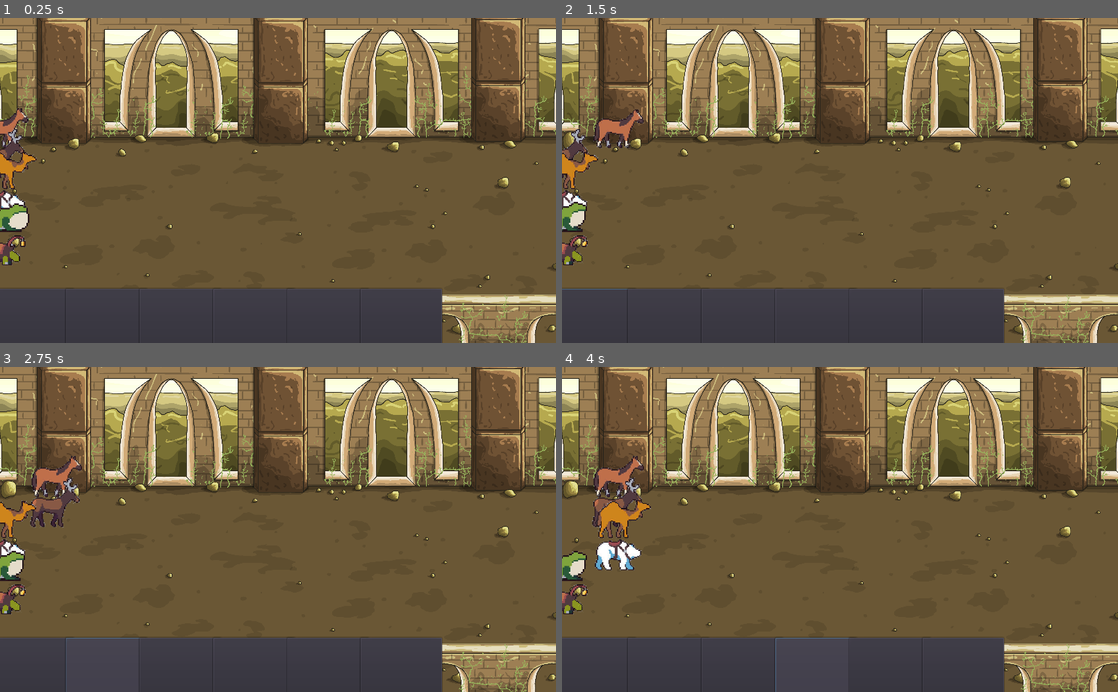
Above: before the commit, frames 1-4 (two rows, left to right).
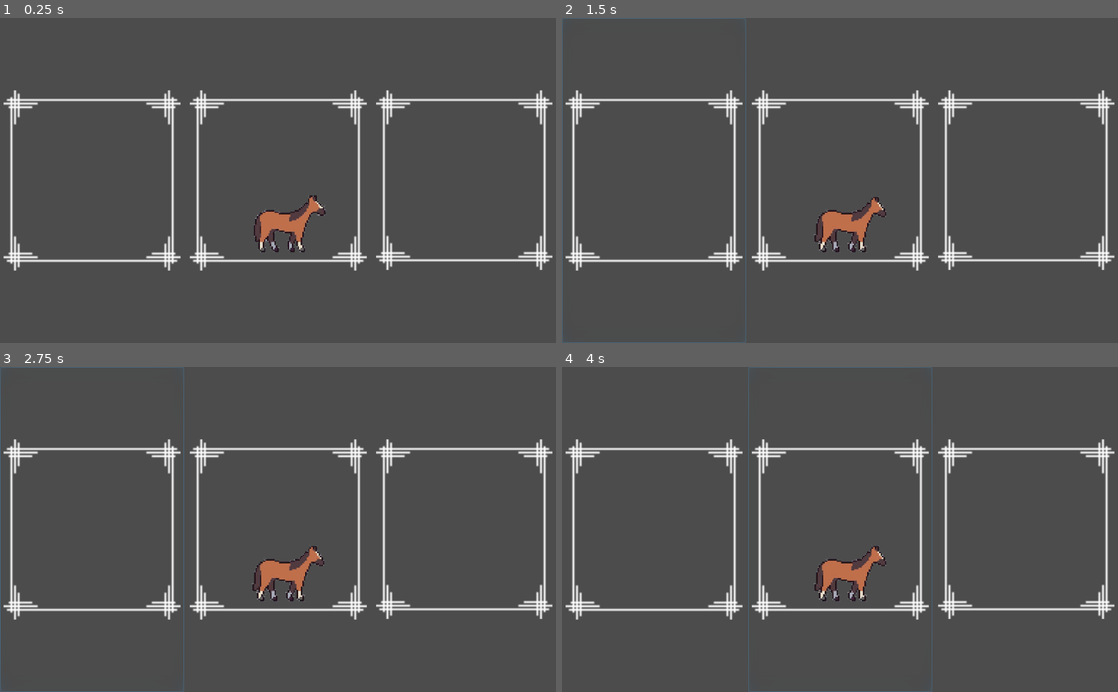
Above: after the commit, the same moments.

Repository: jandarm/Animal_race
Game: Godot game, scene res://Scenes/Menu_scene.tscn
Same seed, same stepped clock (60 frames per second), same inputs: the game is played once before the commit and once after it. Before the commit the project starts from res://Scenes/Main_scene.tscn.
Inputs (mouse positions are in pixels of both pictures, inside the frame that each line leads up to):
- Up to frame 1 (0.25 s): no input
- Up to frame 2 (1.5 s): click (595, 320) at 0.52 s; click (656, 180) at 1.27 s
- Up to frame 3 (2.75 s): click (105, 669) at 2.02 s
- Up to frame 4 (4 s): click (739, 669) at 2.77 s; click (817, 669) at 3.52 s

The runs differ from the first frame. In frame 1, 86% of the frame differs, in the area x 0-100%, y 0-100%; in frame 2, 87%; in frame 3, 86%; in frame 4, 87%.

Commit message:
Новые кнопки для меню - шаблон

Diff:
--- /dev/null
+++ b/Scenes/Change_scene_button.tscn
@@ -0,0 +1,18 @@
+[gd_scene load_steps=4 format=2]
+
+[ext_resource path="res://Scripts/chaning_scene.gd" type="Script" id=2]
+[ext_resource path="res://Assets/HUD/Кнопки.png" type="Texture" id=3]
+
+[sub_resource type="AtlasTexture" id=1]
+atlas = ExtResource( 3 )
+region = Rect2( 159, 14, 98, 100 )
+
+[node name="Button" type="Button"]
+margin_right = 149.0
+margin_bottom = 156.0
+icon = SubResource( 1 )
+flat = true
+expand_icon = true
+script = ExtResource( 2 )
+
+[connection signal="pressed" from="." to="." method="_on_Button_pressed"]
--- a/Scenes/Menu_scene.tscn
+++ b/Scenes/Menu_scene.tscn
@@ -1,4 +1,7 @@
-[gd_scene format=2]
+[gd_scene load_steps=3 format=2]
+
+[ext_resource path="res://Scenes/Change_scene_button.tscn" type="PackedScene" id=1]
+[ext_resource path="res://Scenes/Animal_scene.tscn" type="PackedScene" id=2]
 
 [node name="GridContainer" type="GridContainer"]
 anchor_right = 1.0
@@ -9,42 +12,26 @@
 size_flags_vertical = 3
 columns = 3
 
-[node name="btn_settings" type="Button" parent="."]
+[node name="btn_settings" parent="." instance=ExtResource( 1 )]
 margin_right = 338.0
 margin_bottom = 600.0
-focus_mode = 0
-mouse_default_cursor_shape = 2
 size_flags_horizontal = 3
 size_flags_vertical = 3
-shortcut_in_tooltip = false
-enabled_focus_mode = 0
-text = "Settings"
-expand_icon = true
+clip_text = true
 
-[node name="btn_play" type="Button" parent="."]
+[node name="btn_play" parent="." instance=ExtResource( 1 )]
 margin_left = 342.0
 margin_right = 680.0
 margin_bottom = 600.0
-focus_mode = 0
-mouse_default_cursor_shape = 2
 size_flags_horizontal = 3
 size_flags_vertical = 3
-shortcut_in_tooltip = false
-enabled_focus_mode = 0
-text = "Play"
-flat = true
-expand_icon = true
 
-[node name="btn_back" type="Button" parent="."]
+[node name="btn_exit" parent="." instance=ExtResource( 1 )]
 margin_left = 684.0
 margin_right = 1022.0
 margin_bottom = 600.0
-focus_mode = 0
-mouse_default_cursor_shape = 2
 size_flags_horizontal = 3
 size_flags_vertical = 3
-shortcut_in_tooltip = false
-enabled_focus_mode = 0
-text = "Exit"
-flat = true
-expand_icon = true
+
+[node name="Animal_sprite" parent="." instance=ExtResource( 2 )]
+position = Vector2( 525, 392 )
--- a/Scripts/animal_controller.gd
+++ b/Scripts/animal_controller.gd
@@ -23,12 +23,15 @@
 #func _process(delta):
 #	pass
 func move():
-	animation_player.play("Run")
+	run()
 	movement_body.position.x = target
 	target += 100
 
 func stop():
 	animation_player.play("Idle")
 
+func run():
+	animation_player.play("Run")
+
 func change_sprite(path: Resource):
 	get_node(".").set_texture(path)
--- /dev/null
+++ b/Scripts/chaning_scene.gd
@@ -0,0 +1,21 @@
+extends Node
+
+
+# Declare member variables here. Examples:
+# var a = 2
+# var b = "text"
+
+
+# Called when the node enters the scene tree for the first time.
+func _ready():
+	pass # Replace with function body.
+
+
+# Called every frame. 'delta' is the elapsed time since the previous frame.
+#func _process(delta):
+#	pass
+
+
+func _on_Button_pressed():
+	print(1)
+	pass
--- a/project.godot
+++ b/project.godot
@@ -11,7 +11,7 @@
 [application]
 
 config/name="Animal_race"
-run/main_scene="res://Scenes/Main_scene.tscn"
+run/main_scene="res://Scenes/Menu_scene.tscn"
 config/icon="res://icon.png"
 
 [display]
